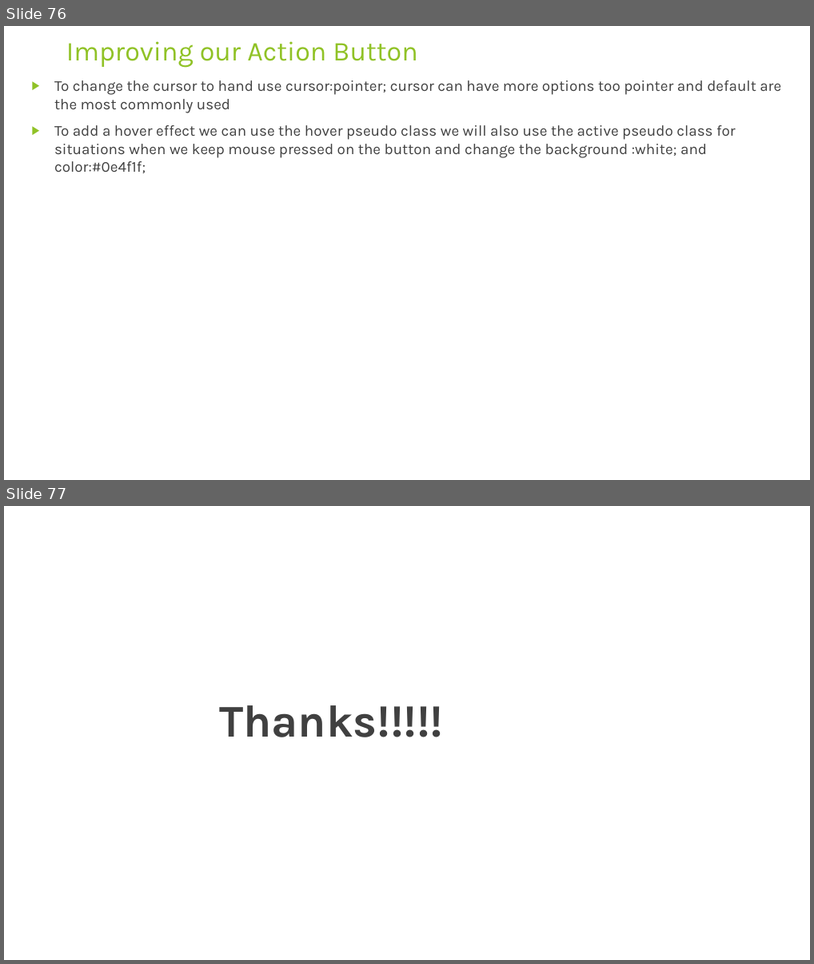
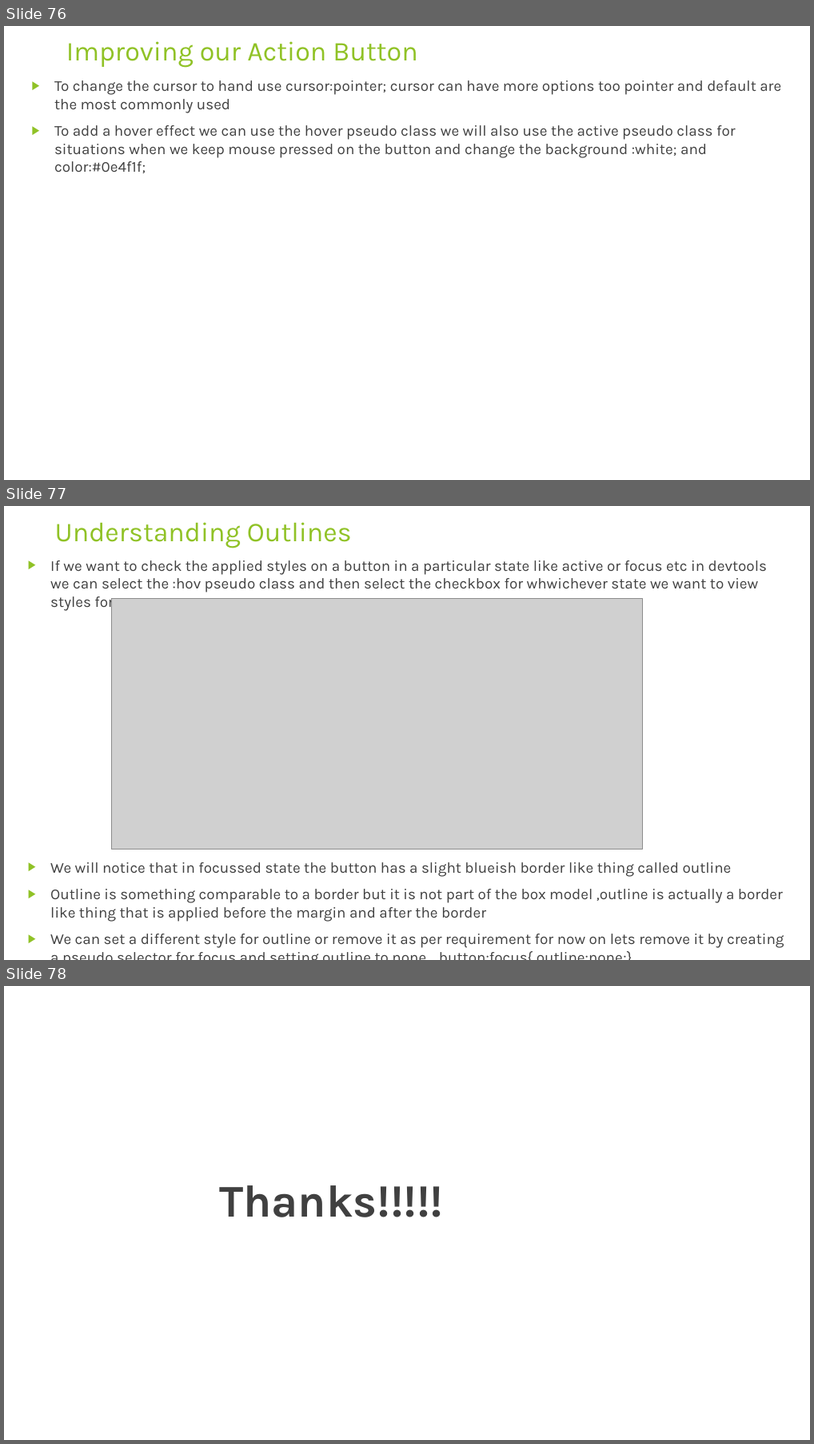
Before and after one commit to rudhrainfogain/CSS, a slide deck: PPT/Css-v5.pptx. Shown one above the other, each under a label of ours: slides 76 and 77 before the commit, slides 76, 77 and 78 after it. The pictures are 814x964 and 814x1444 pixels, drawn with LibreOffice and Linux fonts; fonts in the diff are those of the drawing; grey boxes stand for pictures. Boxes give left, top, right and bottom in pixels: in the first picture for what was removed or moved away, otherwise in the second. Text is boxed around its words. In the diff, an @@ line names an element or a change of style, - is before the commit and + after.

Commit message:
UnderstandingOutlines

```diff
--- a/PPT/Css-v5.pptx
+++ b/PPT/Css-v5.pptx
@@ slide 77 added at [4,506,810,960], background #FFFFFF @@
@@ title added at [55,522,352,548], 32.4 pt, text #90C226 @@
+Understanding Outlines
@@ text added at [50,560,784,948], 18 pt, text #404040 @@
+▶ If we want to check the applied styles on a button in a particular state like active or focus etc in devtools we can select the :hov pseudo class and then select the checkbox for whwichever state we want to view styles for
+▶ We will notice that in focussed state the button has a slight blueish border like thing called outline
+▶ Outline is something comparable to a border but it is not part of the box model ,outline is actually a border like thing that is applied before the margin and after the border
+▶ We can set a different style for outline or remove it as per requirement for now on lets remove it by creating a pseudo selector for focus and setting outline to none. .button:focus{ outline:none;}
@@ picture added at [112,599,643,849] @@
@@ what was slide 77 is now slide 78 @@
```
Also in this commit, not shown: 1 other file.
